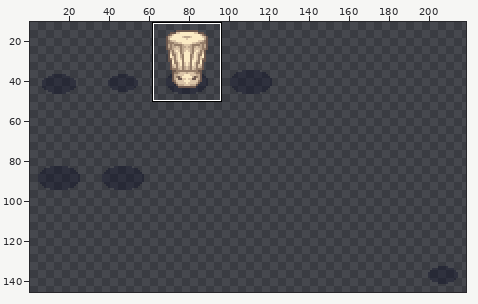
File history of a pixel-art file, src/- Resource Dump/Aseprite/chef_hat.ase. The first picture is a wide view before the edit; the outline marks the close-up.
Close-up. Before the commit:
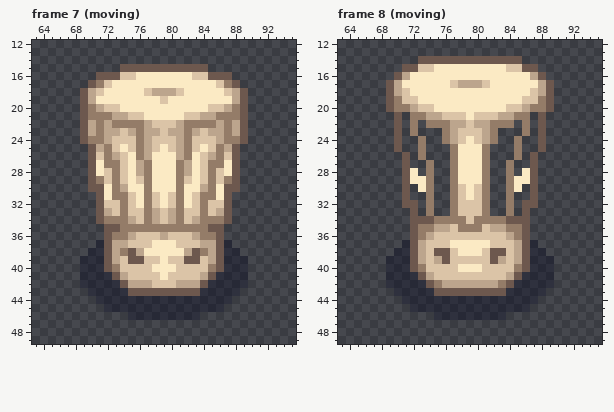
256x256 pixels, 12 frames. Colours within 5 levels of each other are drawn and written as one. Shown: frame 7 (moving): x 63..95, y 12..49; frame 8 (moving): x 63..95, y 12..49. The wide view leaves out empty margins. The commit also changed other frames or places, which this record leaves out.
New version:
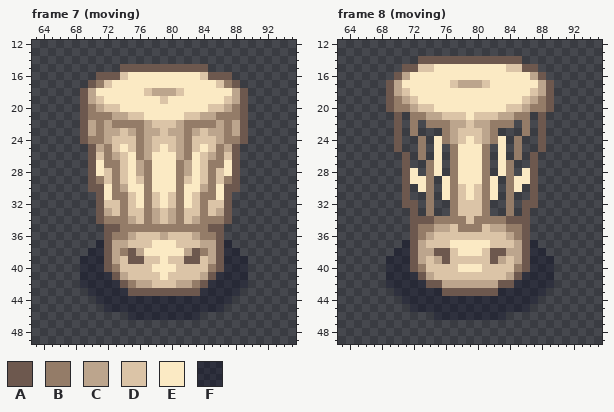
Palette (. is transparent): A #6d584e  B #947c68  C #bca58d  D #dbc4a7  E #fbeac4  F #01041e55
From old to new:
Frame 7 (moving), layer "Layer 1":
The author changed colour C to colour B in row 42 at x 75 and 83.
The author changed colour E to colour D in row 19 at x 71 and 87.
The author changed colour D to colour E in row 16 at x 75 and 83; in row 18 at x 71 and 87.
Frame 8 (moving), layer "Layer 1":
The author changed colour B to colour A in row 42 at x 75 and 83.
The author changed colour D to colour C in row 19 at x 71 and 87; in row 38 at x 74 and 84.
Colour E now appears in rows 24 to 28 at x 75 and 83; in rows 29 to 31 at x 76 and 82.
The author changed colour A to colour F in row 43 at x 75 and 83.
